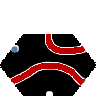
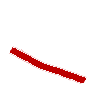
Two versions of the same layered image (96 x 96). Layer-by-layer changes:
showed "se-nw", painted on it over box(9, 44, 87, 86)
removed layer "se-sw-Kopie" over box(10, 62, 86, 86)
hid "se-sw", painted on it over box(10, 61, 88, 87)
hid "n-ne-Kopie" over box(45, 34, 86, 55)
hid "n-ne" over box(45, 34, 86, 55)
hid "background", painted on it over box(0, 34, 96, 96)
